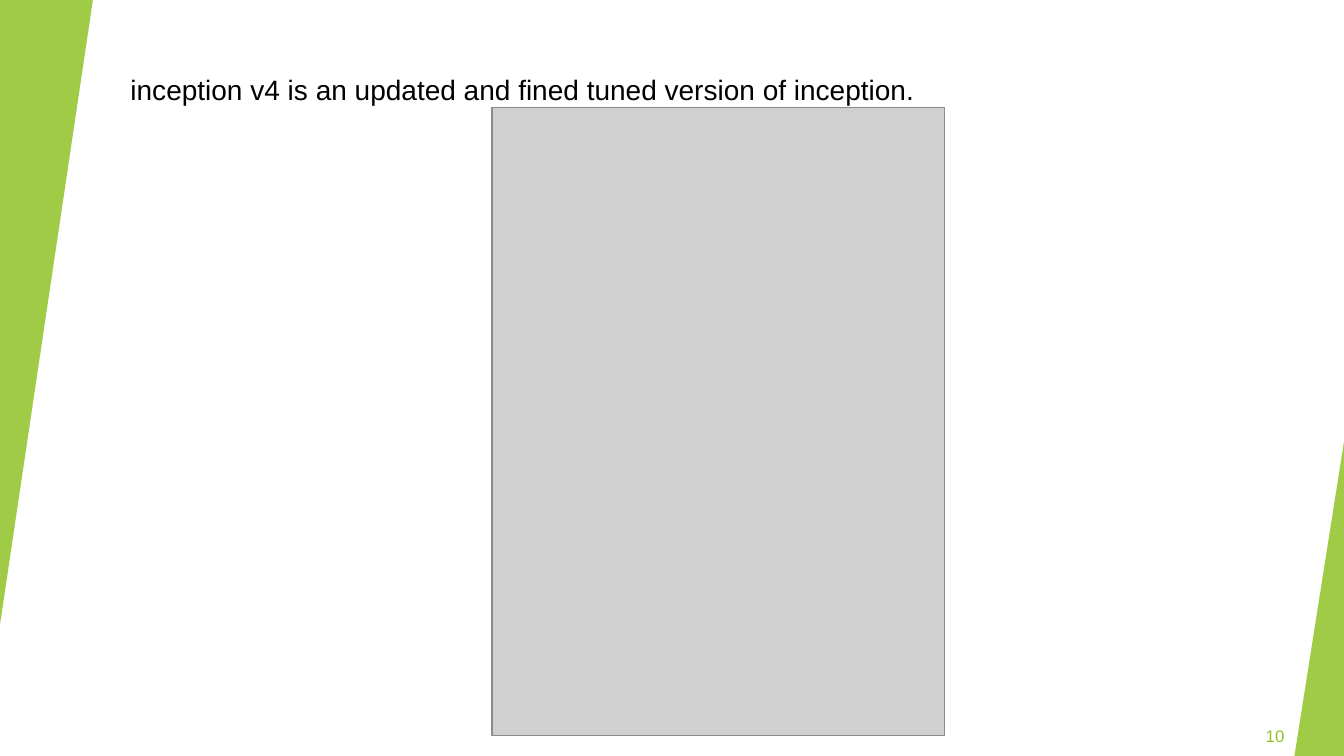
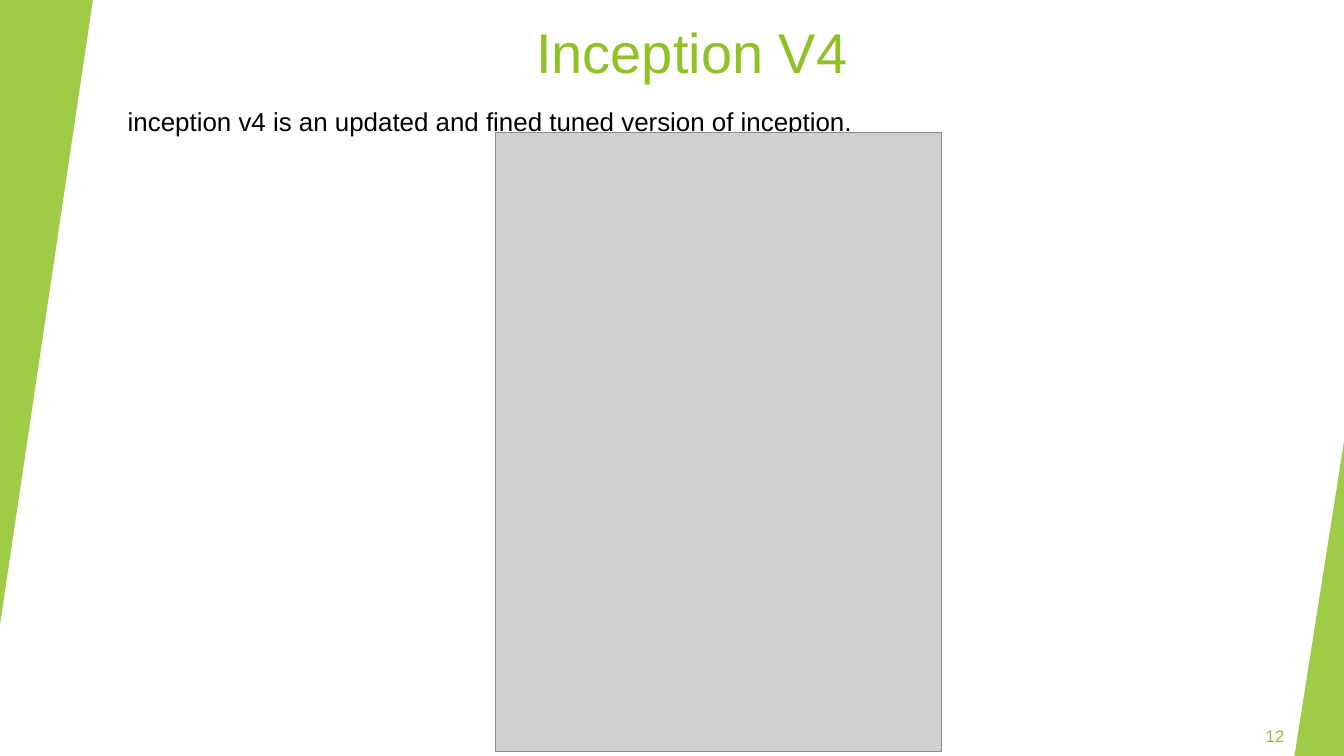
Before and after one commit to Shenhav26/Final_project, a slide deck: slide 12 of capstone project phase A.pptx (slide 10 before the commit). Drawn at 1344x756 pixels with LibreOffice and Linux fonts; fonts in the diff are those of the drawing; grey boxes stand for pictures. Boxes give left, top, right and bottom in pixels: in the first picture for what was removed or moved away, otherwise in the second. Text is boxed around its words. In the diff, an @@ line names an element or a change of style, - is before the commit and + after.

```diff
--- a/capstone project phase A.pptx
+++ b/capstone project phase A.pptx
@@ text added at (536, 32, 847, 83), 40 pt, text #90C226 @@
+Inception V4
@@ text "inception v4 is an updated ...": place and size @@
-text "inception v4 is an updated ..." at (130, 79, 914, 106)
+text "inception v4 is an updated ..." at (128, 111, 852, 138)
@@ text "inception v4 is an updated ..." at (128, 111, 852, 138): size 20 to 18.5 pt @@
@@ picture: place and size @@
-picture at (492, 107, 945, 736)
+picture at (496, 133, 942, 752)
@@ page number at (1266, 730, 1285, 742): text changed @@
-10
+12
```
Also in this commit, not shown: 11 other slides changed, 3 slides added.
